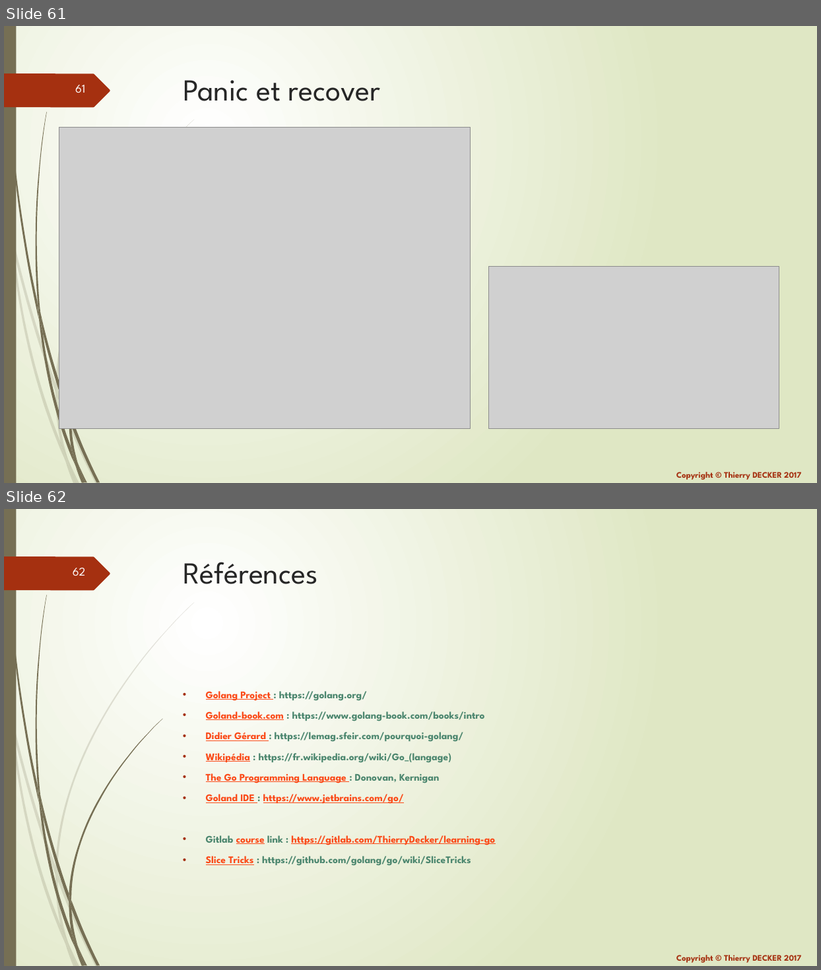
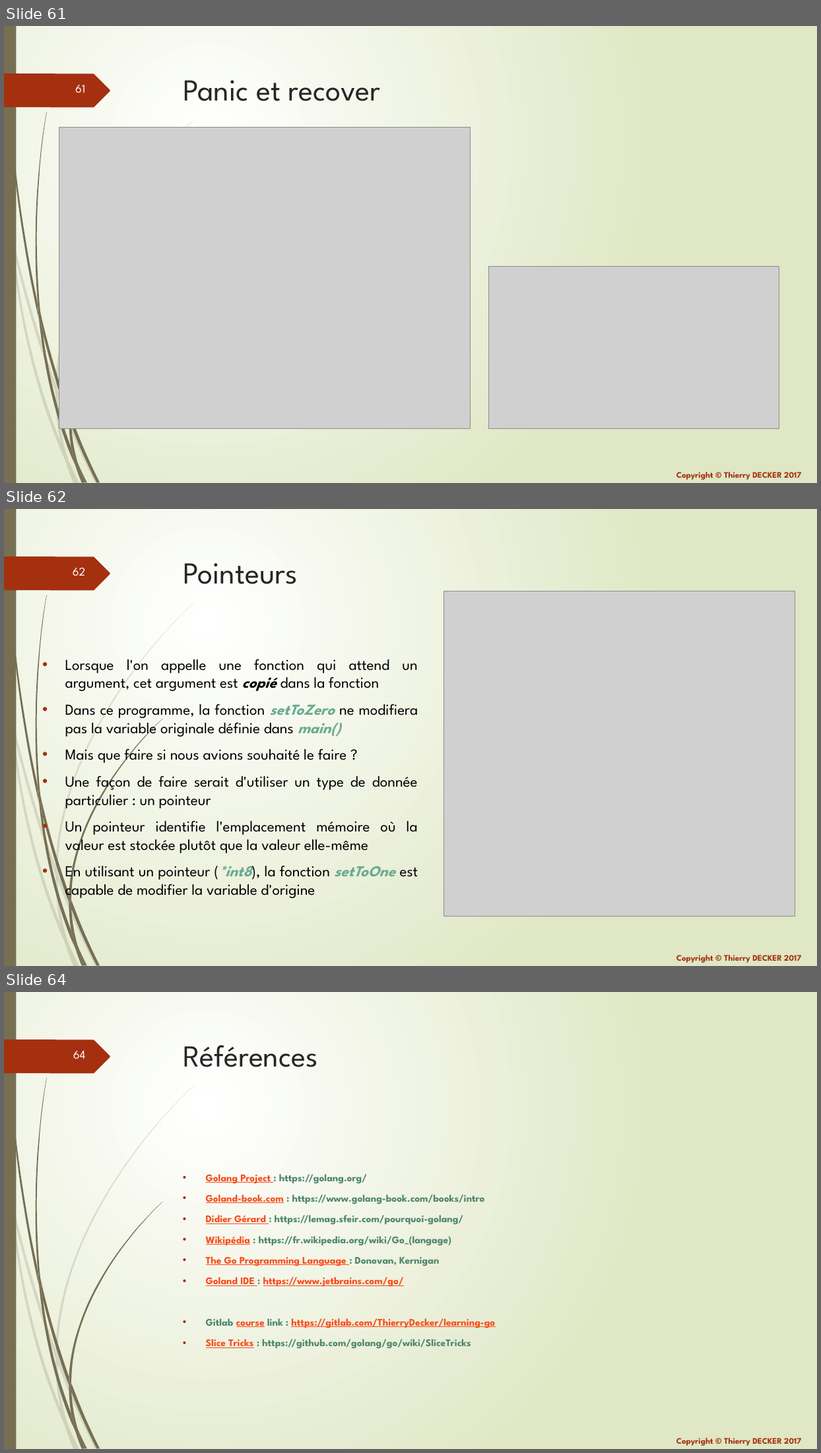
Before and after one commit to thierrydecker/learning-go, a slide deck: documentations/learning-go.pptx. Shown one above the other, each under a label of ours: slides 61 and 62 before the commit, slides 61, 62 and 64 after it; the slides between them are not shown. The pictures are 821x970 and 821x1453 pixels, drawn with LibreOffice and Linux fonts; fonts in the diff are those of the drawing; grey boxes stand for pictures. Boxes give left, top, right and bottom in pixels: in the first picture for what was removed or moved away, otherwise in the second. Text is boxed around its words. In the diff, an @@ line names an element or a change of style, - is before the commit and + after.

```diff
--- a/documentations/learning-go.pptx
+++ b/documentations/learning-go.pptx
@@ slide 62 added at (x1=4, y1=509, x2=817, y2=966), background gradient #FFFFFF to #DFE8C4; not listed: 26 template elements that a slide beside it also shows @@
@@ title added at (x1=183, y1=563, x2=297, y2=584), 36 pt, text #262626 @@
+Pointeurs
@@ picture added at (x1=444, y1=591, x2=796, y2=916) @@
@@ text added at (x1=65, y1=659, x2=418, y2=900), 18 pt, text #000000 @@
+• Lorsque l'on appelle une fonction qui attend un argument, cet argument est copié dans la fonction
+• Dans ce programme, la fonction setToZero ne modifiera pas la variable originale définie dans main()
+• Mais que faire si nous avions souhaité le faire ?
+• Une façon de faire serait d'utiliser un type de donnée particulier : un pointeur
+• Un pointeur identifie l'emplacement mémoire où la valeur est stockée plutôt que la valeur elle-même
+• En utilisant un pointeur (*int8), la fonction setToOne est capable de modifier la variable d'origine
@@ what was slide 62 is now slide 64 @@
@@ page number at (x1=73, y1=1051, x2=86, y2=1059): text changed @@
-62
+64
```
Also in this commit, not shown: 1 other slide added, 2 other files.
